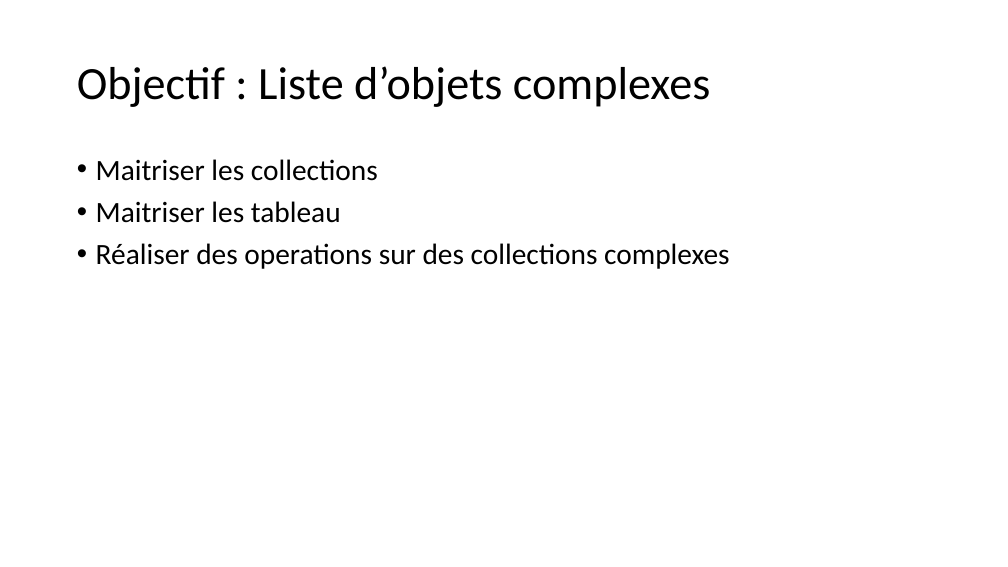
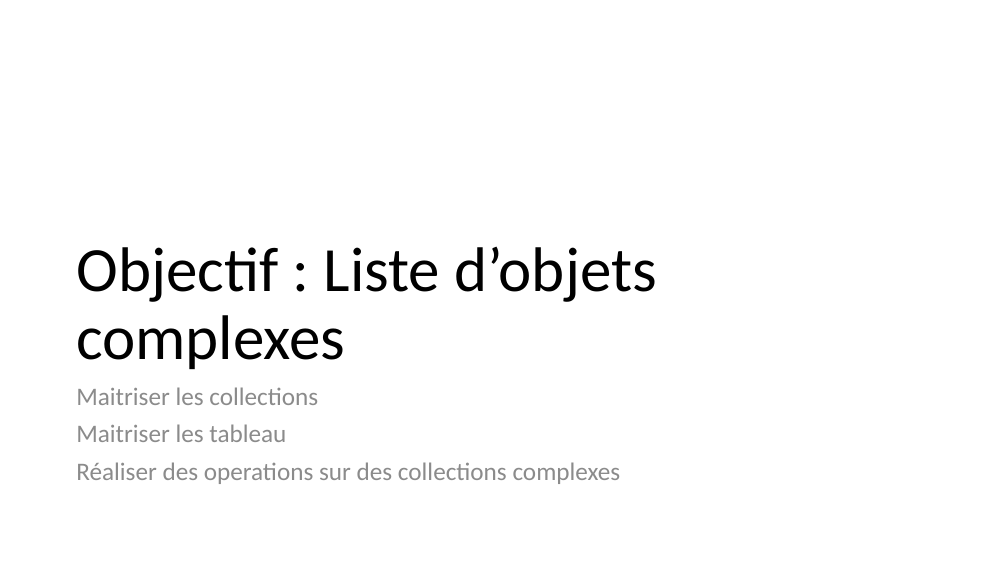
Before and after one commit to ronnykwon/TutoCNAM, a slide deck: slide 12 of Document/Explication.pptx (slide 9 before the commit). Drawn at 1008x567 pixels with LibreOffice and Linux fonts; fonts in the diff are those of the drawing. Boxes give left, top, right and bottom in pixels: in the first picture for what was removed or moved away, otherwise in the second. Text is boxed around its words. In the diff, an @@ line names an element or a change of style, - is before the commit and + after.

```diff
--- a/Document/Explication.pptx
+++ b/Document/Explication.pptx
@@ title "Objectif : Liste d’objets complexes" moved from (x1=77, y1=66, x2=710, y2=107) to (x1=76, y1=246, x2=657, y2=369) @@
@@ title "Objectif : Liste d’objets complexes" at (x1=76, y1=246, x2=657, y2=369): size 44 to 60 pt; vertical alignment middle to bottom @@
@@ text "Maitriser les collections" moved from (x1=96, y1=159, x2=729, y2=269) to (x1=76, y1=387, x2=621, y2=484) @@
@@ text "Maitriser les collections" at (x1=76, y1=387, x2=621, y2=484): size 28 to 24 pt, text colour #000000 to #8C8C8C; bullet • to none @@
```
Also in this commit, not shown: 7 other slides changed, 10 slides added, 2 slides removed, 16 other files.
